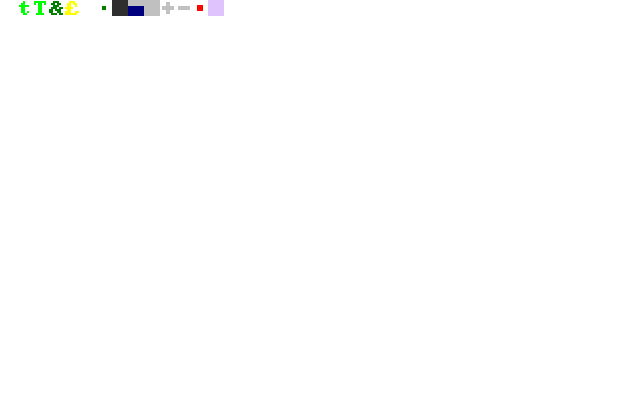
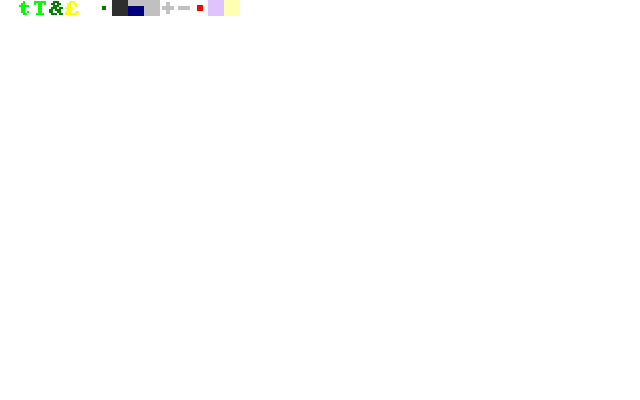
Revision of a layered 640 × 400 image; what changed, layer by layer:
added layer "aim_line" (30%) above "moon" over [224, 0, 240, 16]
